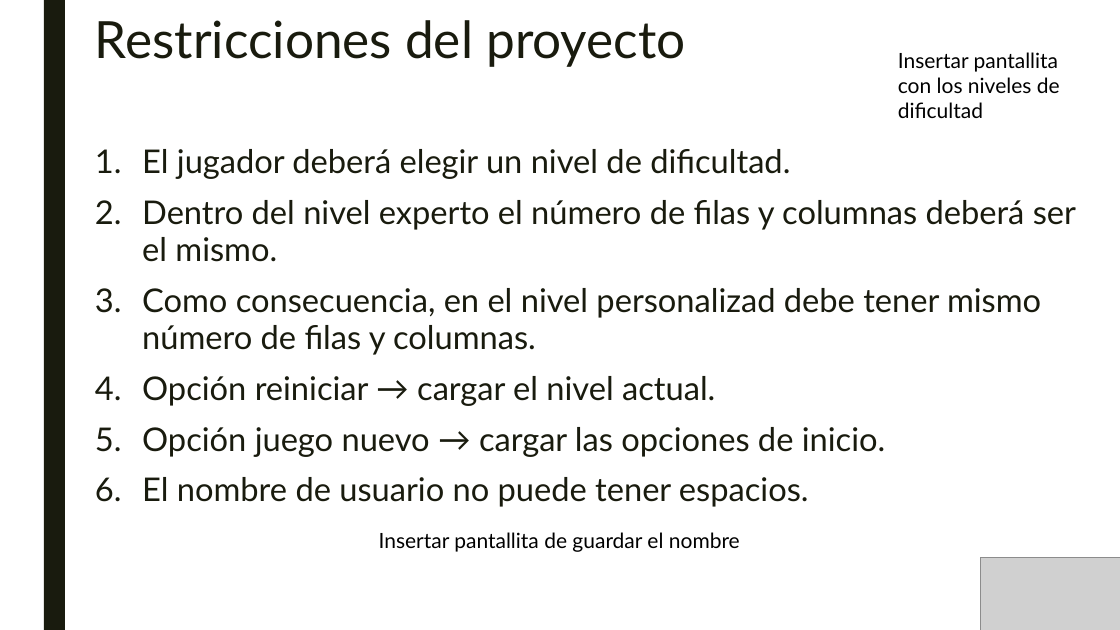
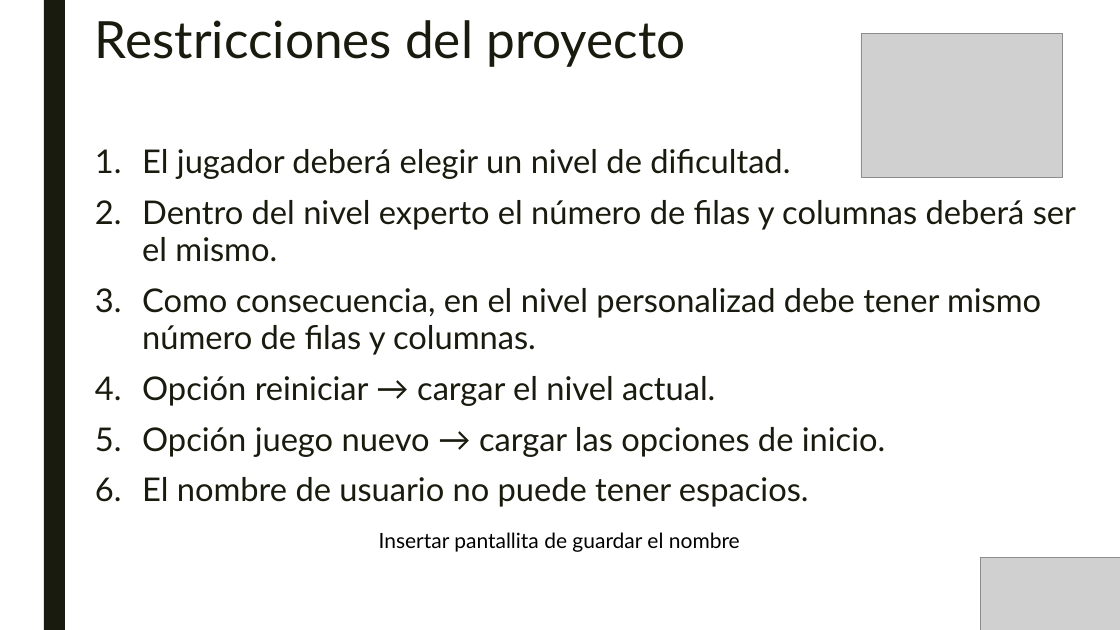
Before and after one commit to SombraJ/practicaAIS, a slide deck: slide 9 of Gestión de un proyecto Software.pptx. Drawn at 1120x630 pixels with LibreOffice and Linux fonts; fonts in the diff are those of the drawing; grey boxes stand for pictures. Boxes give left, top, right and bottom in pixels: in the first picture for what was removed or moved away, otherwise in the second. Text is boxed around its words. In the diff, an @@ line names an element or a change of style, - is before the commit and + after.

```diff
--- a/Gestión de un proyecto Software.pptx
+++ b/Gestión de un proyecto Software.pptx
@@ picture added at (861,34,1063,177) @@
@@ text removed at (898,52,1060,118) @@
-Insertar pantallita con los niveles de dificultad
```
Also in this commit, not shown: 8 other slides changed.
